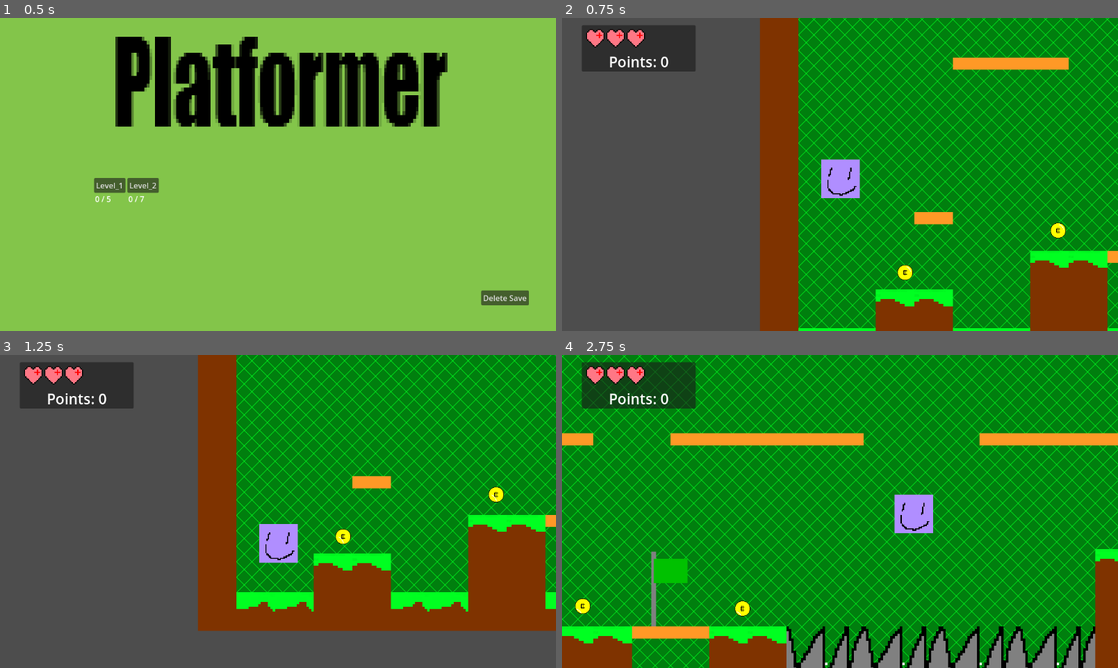
Above: before the commit, frames 1-4 (two rows, left to right).
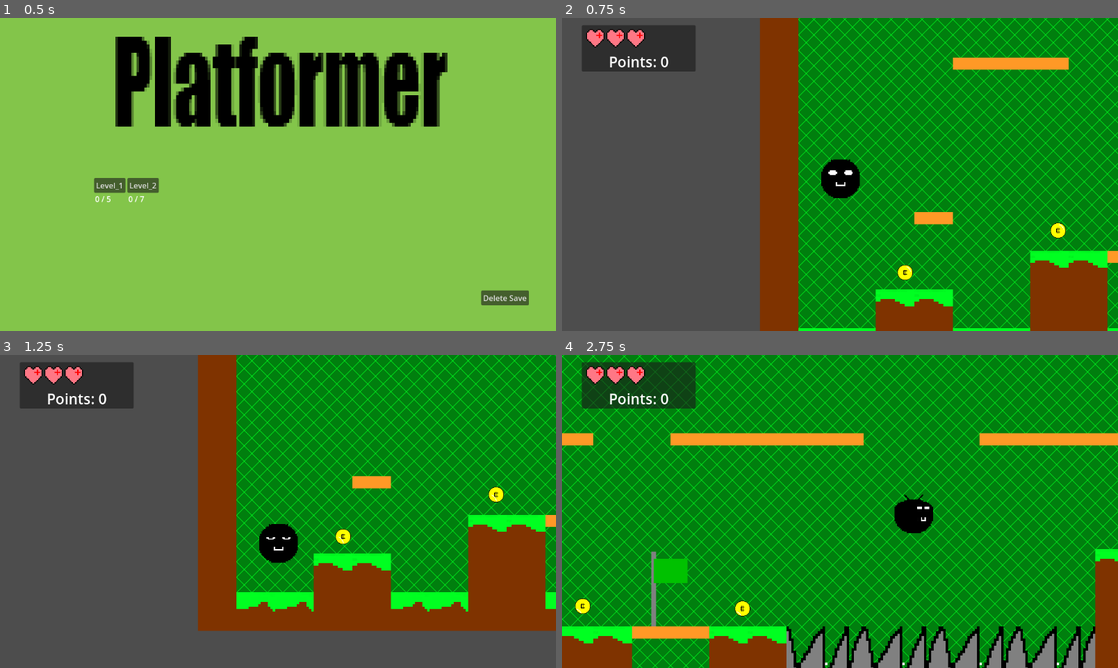
Above: after the commit, the same moments.

Repository: CWmain/Platformer
Game: Godot game, scene res://gui/level_select.tscn
Same seed, same stepped clock (60 frames per second), same inputs: the game is played once before the commit and once after it.
Inputs (mouse positions are in pixels of both pictures, inside the frame that each line leads up to):
- Up to frame 1 (0.5 s): no input
- Up to frame 2 (0.75 s): click "Level_1" at 0.5 s
- Up to frame 3 (1.25 s): no input
- Up to frame 4 (2.75 s): move the mouse to (962, 495) at 1.27 s; hold Right (right) from 1.28 s (still down); tap Space (jump) at 1.52, 2.27 s; move the mouse to (728, 527) at 2.02 s

Frame 1 is identical in both runs. In frame 2, 0.8% of the frame differs, in the area x 46-54%, y 45-58%; in frame 3, 0.8%; in frame 4, 0.9%, in the area x 59-67%, y 44-58%.

Commit message:
Changed main character from spirte2d to animatedSprite2D for improved visuals

Diff:
--- a/Platformer/main_character.gd
+++ b/Platformer/main_character.gd
@@ -13,6 +13,8 @@
 # Get the gravity from the project settings to be synced with RigidBody nodes.
 var gravity = ProjectSettings.get_setting("physics/2d/default_gravity")
 @onready var last_on_ground = self.get_indexed("position")
+
+@onready var animated_sprite_2d = $AnimatedSprite2D
 
 @export var grapple_angle: int = 45
 
@@ -54,10 +56,18 @@
 	# Get the input direction and handle the movement/deceleration.
 	# As good practice, you should replace UI actions with custom gameplay actions.
 	var direction = Input.get_axis("left", "right")
+
+	if (direction == 0):
+		animated_sprite_2d.play("idle")
+	else:
+		animated_sprite_2d.play("run")
+
 	if (direction > 0):
 		is_facing = 1
+		animated_sprite_2d.flip_h = false;
 	elif (direction < 0):
 		is_facing = -1
+		animated_sprite_2d.flip_h = true;
 
 
 	# Set graple direction
--- a/Platformer/main_character.tscn
+++ b/Platformer/main_character.tscn
@@ -1,8 +1,90 @@
-[gd_scene load_steps=5 format=3 uid="uid://bp1nlmyq3t7wb"]
+[gd_scene load_steps=15 format=3 uid="uid://bp1nlmyq3t7wb"]
 
 [ext_resource type="Script" path="res://main_character.gd" id="1_63o6y"]
-[ext_resource type="Texture2D" uid="uid://c4vj0gaoiyijc" path="res://Character.png" id="1_rmlf7"]
 [ext_resource type="Texture2D" uid="uid://bkmjalnkk1qku" path="res://GameObjects/chain.png" id="3_7ckhg"]
+[ext_resource type="Texture2D" uid="uid://bsl8bgqtk1t2x" path="res://Character/CharacterIdle.png" id="3_qemro"]
+[ext_resource type="Texture2D" uid="uid://dcsif0hv4dcob" path="res://Character/CharacterMove.png" id="4_5688i"]
+
+[sub_resource type="AtlasTexture" id="AtlasTexture_4lno3"]
+atlas = ExtResource("3_qemro")
+region = Rect2(0, 0, 32, 32)
+
+[sub_resource type="AtlasTexture" id="AtlasTexture_8451c"]
+atlas = ExtResource("3_qemro")
+region = Rect2(32, 0, 32, 32)
+
+[sub_resource type="AtlasTexture" id="AtlasTexture_rhdbn"]
+atlas = ExtResource("3_qemro")
+region = Rect2(64, 0, 32, 32)
+
+[sub_resource type="AtlasTexture" id="AtlasTexture_j0r42"]
+atlas = ExtResource("3_qemro")
+region = Rect2(96, 0, 32, 32)
+
+[sub_resource type="AtlasTexture" id="AtlasTexture_yw1px"]
+atlas = ExtResource("4_5688i")
+region = Rect2(0, 0, 32, 32)
+
+[sub_resource type="AtlasTexture" id="AtlasTexture_rdoup"]
+atlas = ExtResource("4_5688i")
+region = Rect2(32, 0, 32, 32)
+
+[sub_resource type="AtlasTexture" id="AtlasTexture_x17sv"]
+atlas = ExtResource("4_5688i")
+region = Rect2(64, 0, 32, 32)
+
+[sub_resource type="AtlasTexture" id="AtlasTexture_sm220"]
+atlas = ExtResource("4_5688i")
+region = Rect2(96, 0, 32, 32)
+
+[sub_resource type="SpriteFrames" id="SpriteFrames_kqnrl"]
+animations = [{
+"frames": [{
+"duration": 30.0,
+"texture": SubResource("AtlasTexture_4lno3")
+}, {
+"duration": 1.0,
+"texture": SubResource("AtlasTexture_8451c")
+}, {
+"duration": 1.0,
+"texture": SubResource("AtlasTexture_rhdbn")
+}, {
+"duration": 1.0,
+"texture": SubResource("AtlasTexture_j0r42")
+}, {
+"duration": 1.0,
+"texture": SubResource("AtlasTexture_rhdbn")
+}, {
+"duration": 1.0,
+"texture": SubResource("AtlasTexture_8451c")
+}],
+"loop": true,
+"name": &"idle",
+"speed": 20.0
+}, {
+"frames": [{
+"duration": 1.0,
+"texture": SubResource("AtlasTexture_yw1px")
+}, {
+"duration": 1.0,
+"texture": SubResource("AtlasTexture_rdoup")
+}, {
+"duration": 1.0,
+"texture": SubResource("AtlasTexture_x17sv")
+}, {
+"duration": 1.0,
+"texture": SubResource("AtlasTexture_sm220")
+}, {
+"duration": 1.0,
+"texture": SubResource("AtlasTexture_x17sv")
+}, {
+"duration": 1.0,
+"texture": SubResource("AtlasTexture_rdoup")
+}],
+"loop": true,
+"name": &"run",
+"speed": 15.0
+}]
 
 [sub_resource type="RectangleShape2D" id="RectangleShape2D_1y5ff"]
 size = Vector2(16, 16)
@@ -35,9 +117,11 @@
 expand_mode = 4
 stretch_mode = 1
 
-[node name="Sprite2D" type="Sprite2D" parent="."]
+[node name="AnimatedSprite2D" type="AnimatedSprite2D" parent="."]
 scale = Vector2(0.5, 0.5)
-texture = ExtResource("1_rmlf7")
+sprite_frames = SubResource("SpriteFrames_kqnrl")
+animation = &"idle"
+frame_progress = 0.670505
 
 [node name="CollisionShape2D" type="CollisionShape2D" parent="."]
 shape = SubResource("RectangleShape2D_1y5ff")
Binary file added: Platformer/Character/CharacterIdle.png
Not shown, added: Platformer/Character/CharacterIdle.png.import
Binary file added: Platformer/Character/CharacterMove.png
Not shown, added: Platformer/Character/CharacterMove.png.import
